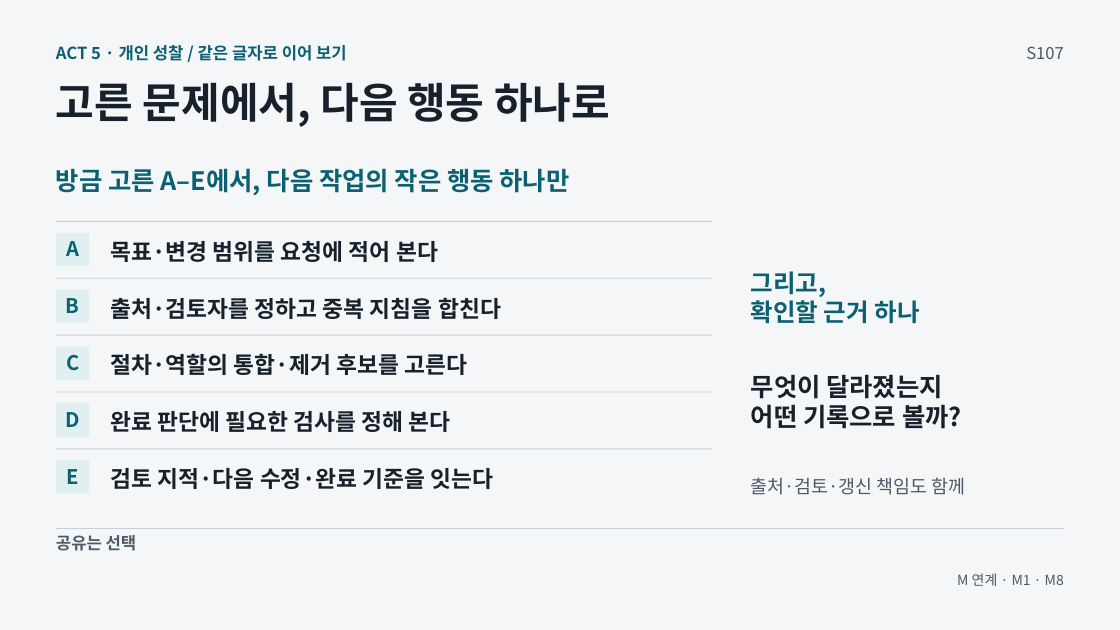
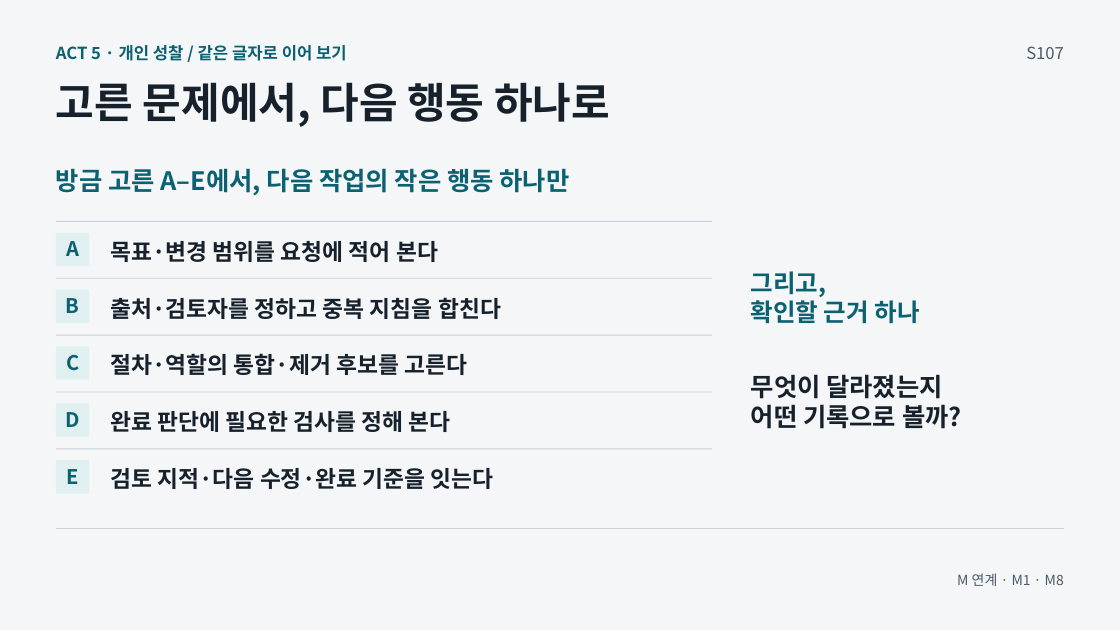
Before and after one commit to GideokKim/ai-dev-training, a slide deck: slide 11 of production/ACT_5.pptx. Drawn at 1120x630 pixels with LibreOffice and Linux fonts; fonts in the diff are those of the drawing. Boxes give left, top, right and bottom in pixels: in the first picture for what was removed or moved away, otherwise in the second. Text is boxed around its words. In the diff, an @@ line names an element or a change of style, - is before the commit and + after.

```diff
--- a/production/ACT_5.pptx
+++ b/production/ACT_5.pptx
@@ text removed at [751, 477, 965, 495] @@
-출처·검토·갱신 책임도 함께
@@ text removed at [56, 535, 137, 551] @@
-공유는 선택
```
Also in this commit, not shown: 41 other files.
